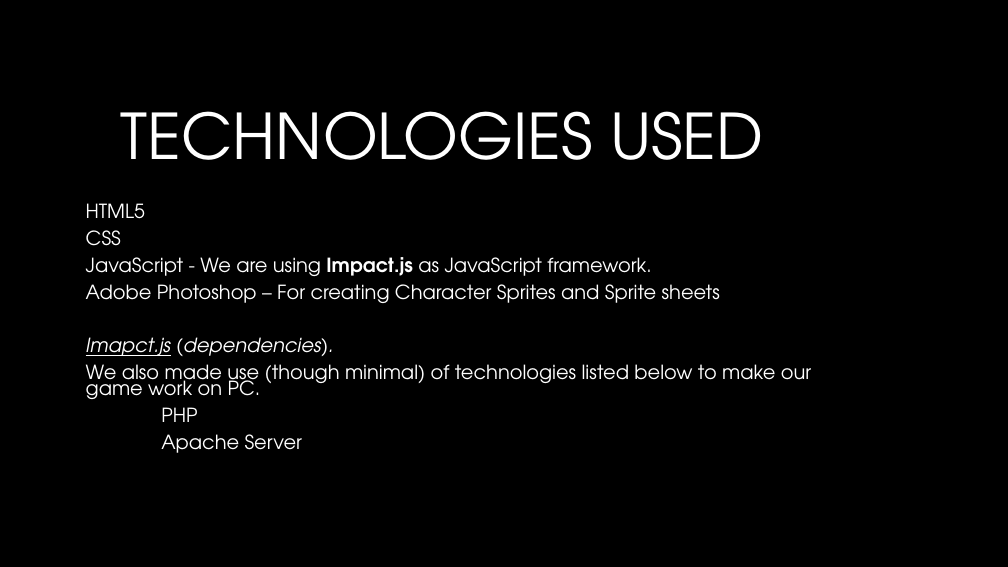
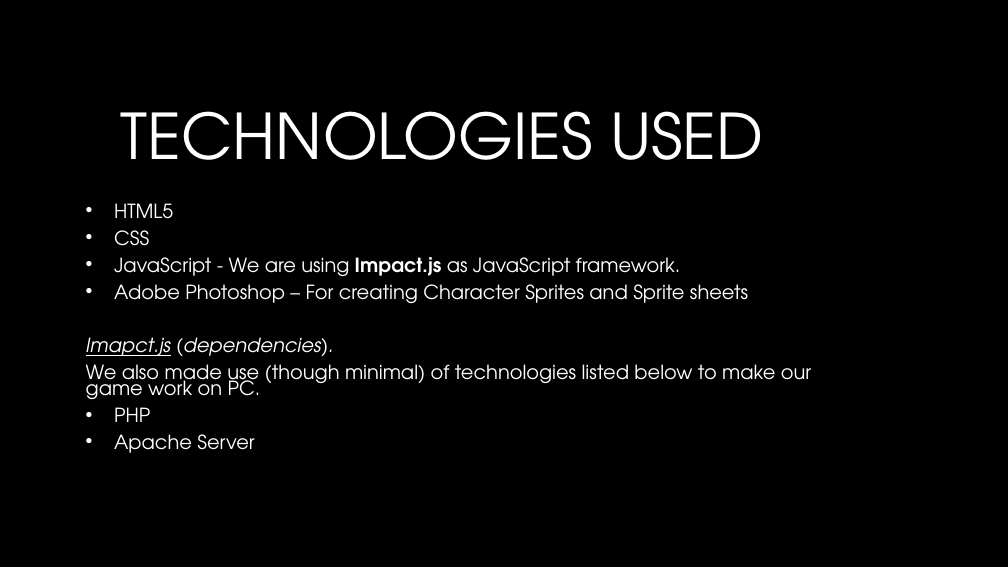
Before and after one commit to jaymalk/Game, a slide deck: slide 4 of Game design document.pptx. Drawn at 1008x567 pixels with LibreOffice and Linux fonts; fonts in the diff are those of the drawing; background and template pictures are left out. Boxes give left, top, right and bottom in pixels: in the first picture for what was removed or moved away, otherwise in the second. Text is boxed around its words. In the diff, an @@ line names an element or a change of style, - is before the commit and + after.

```diff
--- a/Game design document.pptx
+++ b/Game design document.pptx
@@ subtitle at box(114, 203, 748, 453): bullet none to • @@
```
Also in this commit, not shown: 4 other slides changed.
